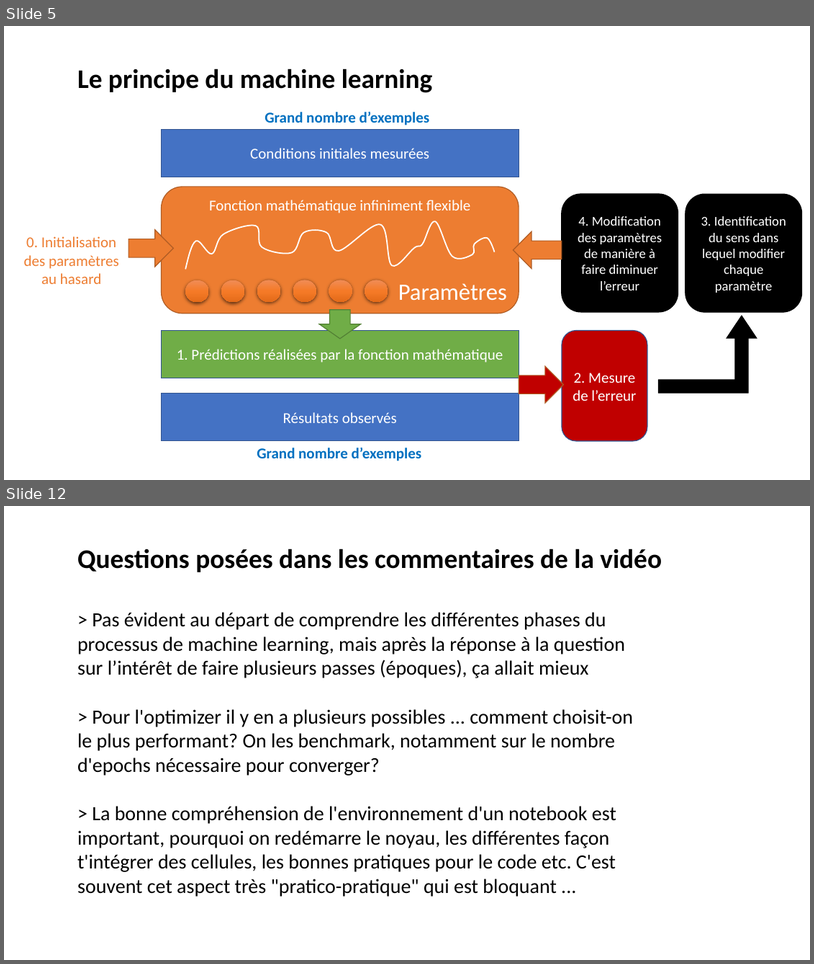
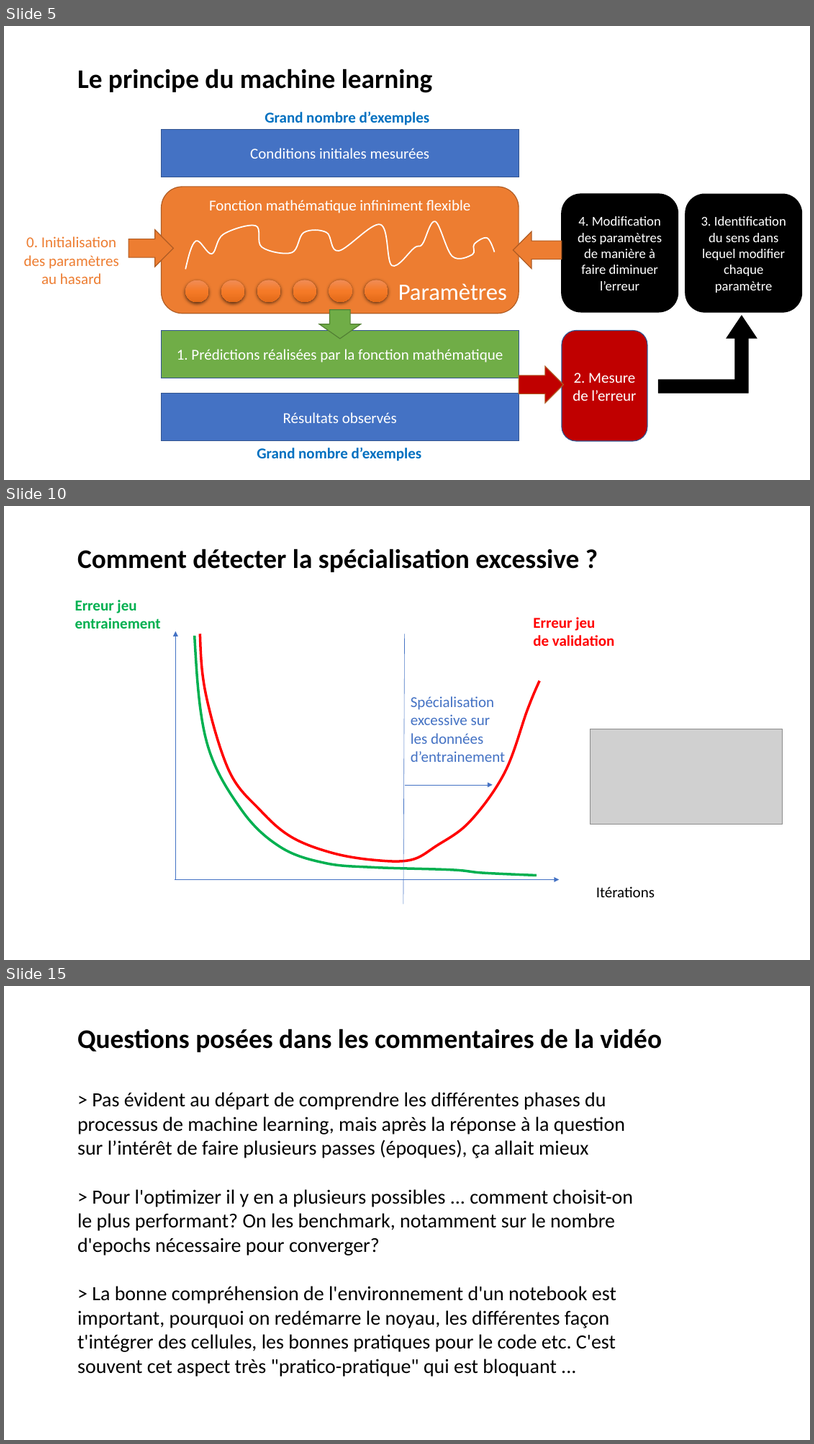
Before and after one commit to laurentprudhon/cours-deeplearning-2020, a slide deck: slides/02_production.pptx. Shown one above the other, each under a label of ours: slides 5 and 12 before the commit, slides 5, 10 and 15 after it; the slides between them are not shown. The pictures are 814x964 and 814x1444 pixels, drawn with LibreOffice and Linux fonts; fonts in the diff are those of the drawing; grey boxes stand for pictures. Boxes give left, top, right and bottom in pixels: in the first picture for what was removed or moved away, otherwise in the second. Text is boxed around its words. In the diff, an @@ line names an element or a change of style, - is before the commit and + after.

```diff
--- a/slides/02_production.pptx
+++ b/slides/02_production.pptx
@@ slide 10 added at bbox=[4, 506, 810, 960], background #FFFFFF @@
@@ text added at bbox=[77, 548, 579, 572], 32 pt, text #000000, bold @@
+Comment détecter la spécialisation excessive ?
@@ text added at bbox=[75, 600, 161, 628], 18 pt, text #00B050, bold @@
+Erreur jeu
+entrainement
@@ arrow added from (176, 879) to (176, 631), #4472C4 0.5 pt @@
@@ freeform shape added at bbox=[200, 633, 540, 861], outline #FF0000 3 pt @@
@@ line added from (405, 633) to (404, 904), #4472C4 0.5 pt @@
@@ text added at bbox=[533, 617, 615, 646], 18 pt, text #FF0000, bold @@
+Erreur jeu
+de validation
@@ freeform shape added at bbox=[195, 636, 537, 875], outline #00B050 3 pt @@
@@ text added at bbox=[411, 696, 505, 762], 18 pt, text #4472C4 @@
+Spécialisation
+excessive sur
+les données
+d’entrainement
@@ picture added at bbox=[591, 729, 783, 824] @@
@@ arrow added from (405, 785) to (493, 785), #4472C4 0.5 pt @@
@@ arrow added from (175, 879) to (559, 879), #4472C4 0.5 pt @@
@@ text added at bbox=[597, 886, 655, 897], 18 pt, text #000000 @@
+Itérations
@@ what was slide 12 is now slide 15 @@
```
Also in this commit, not shown: 5 slides changed, 3 other slides added, 1 slide removed.
